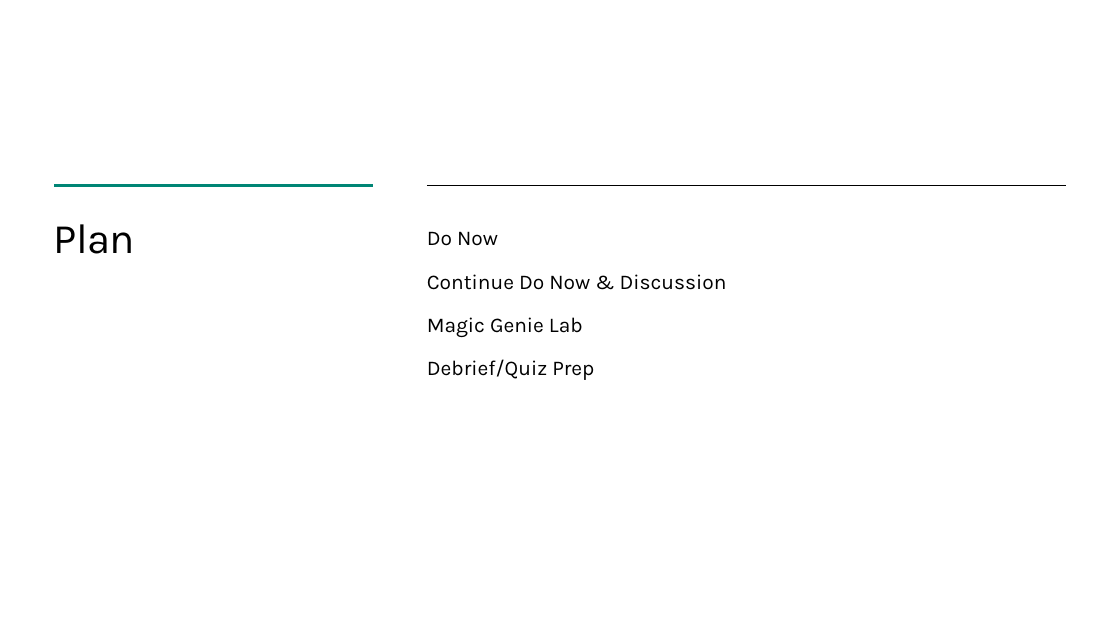
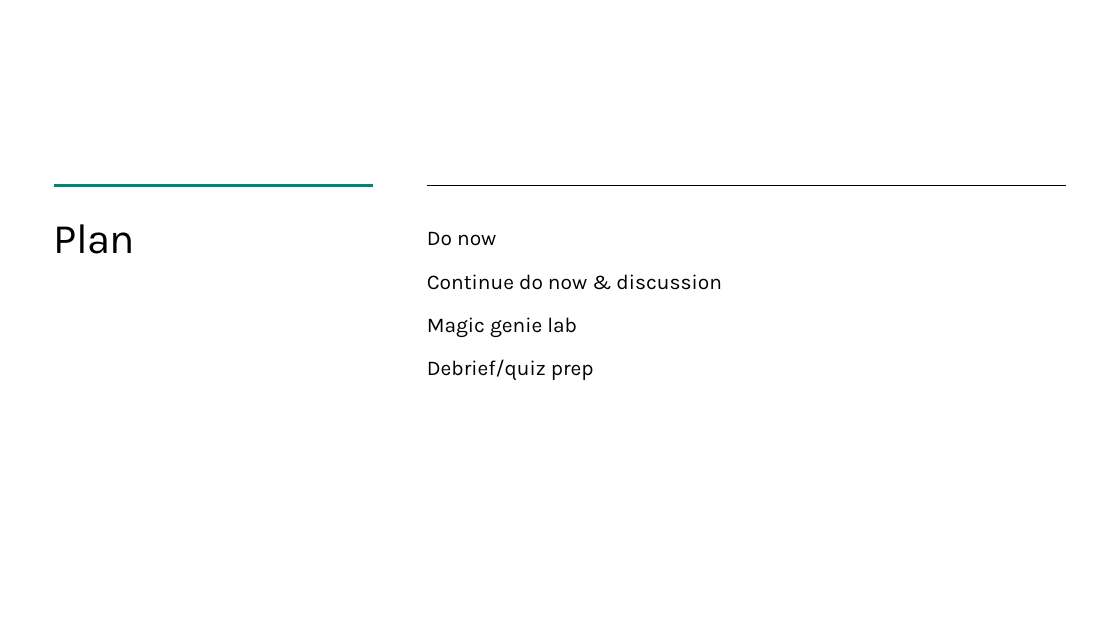
Before and after one commit to TEALSK12/2nd-semester-introduction-to-computer-science, a slide deck: slide 3 of units/1_unit/slidedecks/Intro Python 1.04 TEALS.pptx. Drawn at 1120x630 pixels with LibreOffice and Linux fonts; fonts in the diff are those of the drawing; background and template pictures are left out. Boxes give left, top, right and bottom in pixels: in the first picture for what was removed or moved away, otherwise in the second. Text is boxed around its words. In the diff, an @@ line names an element or a change of style, - is before the commit and + after.

```diff
--- a/units/1_unit/slidedecks/Intro Python 1.04 TEALS.pptx
+++ b/units/1_unit/slidedecks/Intro Python 1.04 TEALS.pptx
@@ text at bbox=[427, 231, 722, 380]: text changed @@
-Do Now
-Continue Do Now & Discussion
-Magic Genie Lab
-Debrief/Quiz Prep
+Do now
+Continue do now & discussion
+Magic genie lab
+Debrief/quiz prep
```
Also in this commit, not shown: 12 other slides changed.
